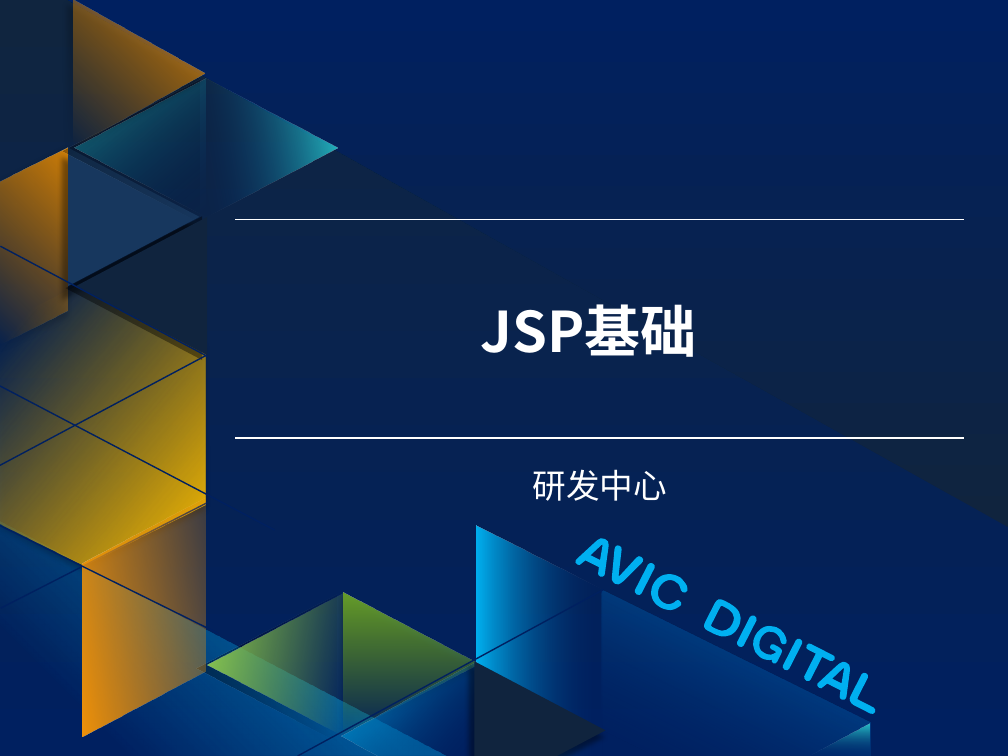
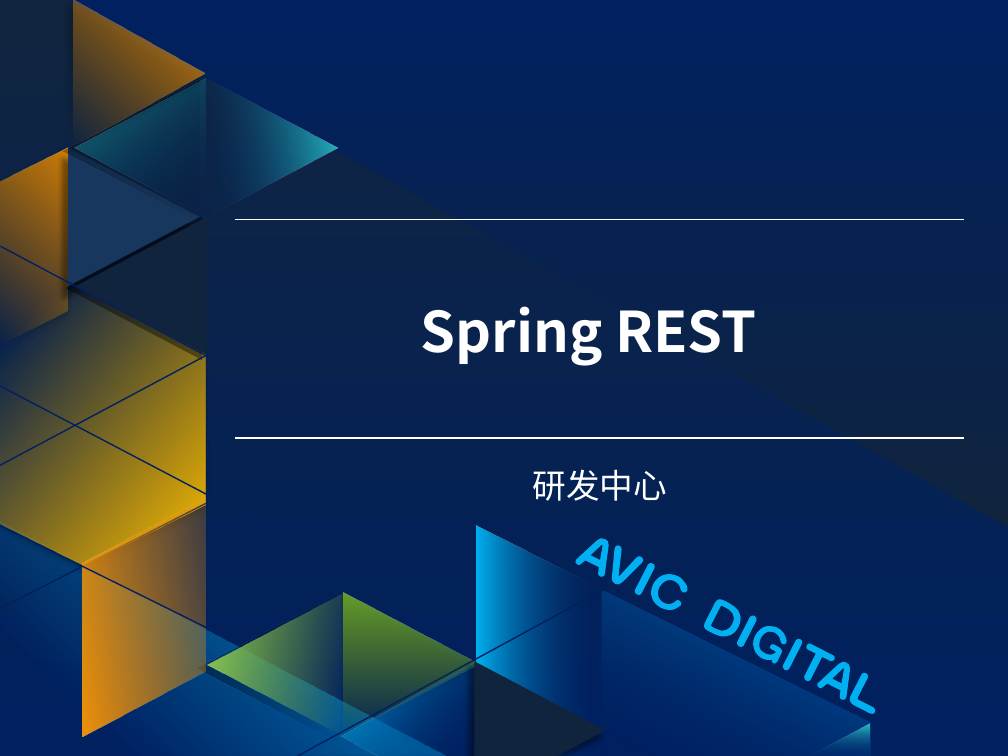
Before and after one commit to guofengzh/java-way, a slide deck: slide 1 of spring/docs/05-spring-rest.pptx. Drawn at 1008x756 pixels with LibreOffice and Linux fonts; fonts in the diff are those of the drawing; background and template pictures are left out. Boxes give left, top, right and bottom in pixels: in the first picture for what was removed or moved away, otherwise in the second. Text is boxed around its words. In the diff, an @@ line names an element or a change of style, - is before the commit and + after.

```diff
--- a/spring/docs/05-spring-rest.pptx
+++ b/spring/docs/05-spring-rest.pptx
@@ title at (421,306,756,366): text changed @@
-JSP基础
+Spring REST
```
Also in this commit, not shown: 1 other file.
